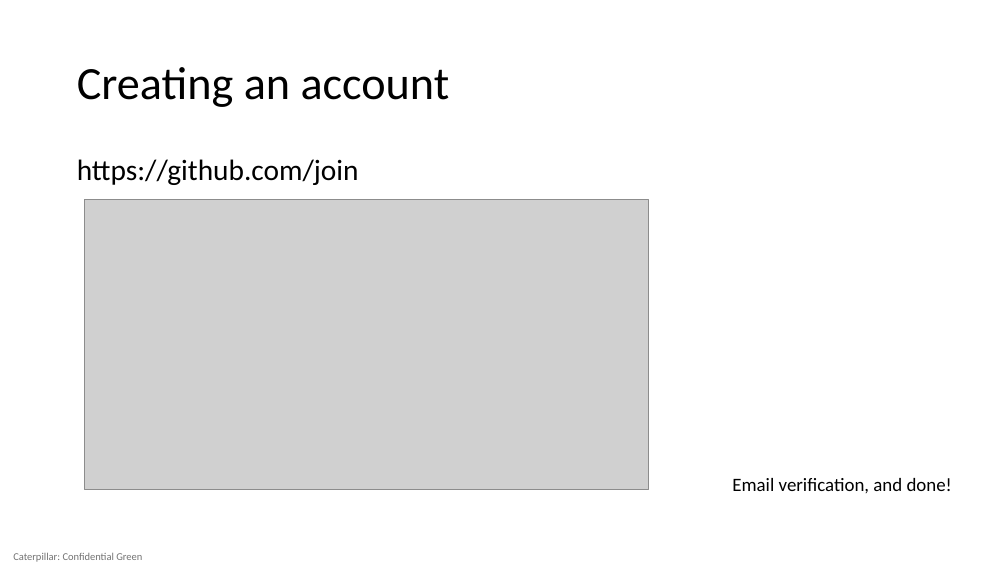
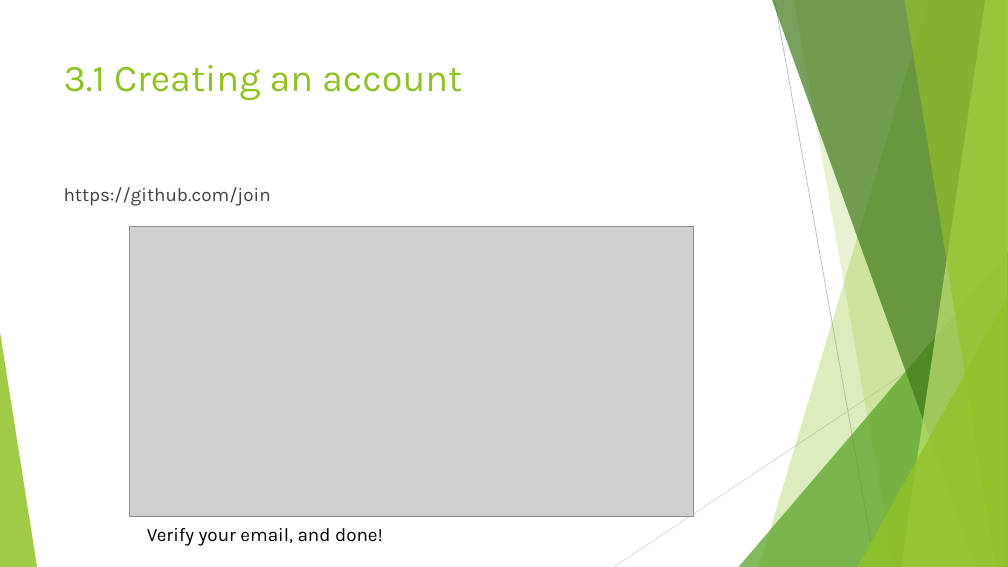
Before and after one commit to AydinGizem/teaching-github, a slide deck: slide 9 of GIT for beginners.pptx (slide 8 before the commit). Drawn at 1008x567 pixels with LibreOffice and Linux fonts; fonts in the diff are those of the drawing; grey boxes stand for pictures. Boxes give left, top, right and bottom in pixels: in the first picture for what was removed or moved away, otherwise in the second. Text is boxed around its words. In the diff, an @@ line names an element or a change of style, - is before the commit and + after.

```diff
--- a/GIT for beginners.pptx
+++ b/GIT for beginners.pptx
@@ title "3.1 Creating an account" at [64,65,462,101]: vertical alignment middle to top @@
@@ title at [64,65,462,101]: text changed; size 44 to 36 pt; font Calibri to Karla; text colour #000000 to #90C226 @@
-Creating an account
+3.1 Creating an account
@@ text "https://github.com/join": place and size @@
-text "https://github.com/join" at [77,159,359,185]
+text "https://github.com/join" at [64,187,271,206]
@@ text "https://github.com/join" at [64,187,271,206]: size 28 to 18 pt, font Calibri to Karla, text colour #000000 to #404040; line spacing 0.9 to 1 @@
@@ picture: place and size @@
-picture at [84,200,649,489]
+picture at [129,227,694,516]
@@ group added at [0,0,1008,567]: 5 freeform shapes, 3 triangles, 2 lines @@
@@ text at [147,528,383,546]: text changed; font Calibri to Karla @@
-Email verification, and done!
+Verify your email, and done!
@@ text removed at [13,553,142,562] @@
-Caterpillar: Confidential Green
```
Also in this commit, not shown: 8 other slides changed, 8 slides added, 2 slides removed, 1 other file.
